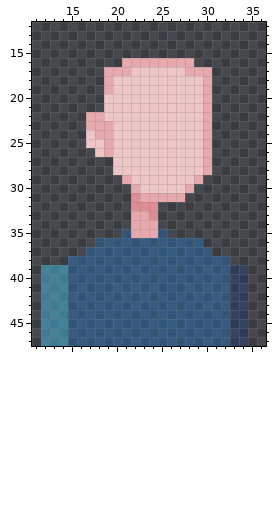
File history of a pixel-art file, Sprites/personagens/fase 4/caras/robespierre.aseprite. Above is the file before it was changed.
48x48 pixels, 1 frame. Shown: x 11..36, y 12..47.
New version:
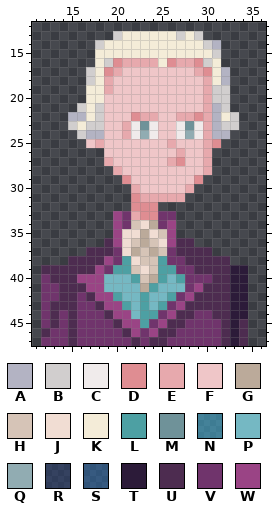
Palette (. is transparent): A #b3b3c3  B #d1cece  C #f0ebeb  D #df8d92  E #e7a9ad  F #efc6c8  G #bbaa9a  H #d6c4b7  J #f1ddd3  K #f4ecd8  L #4da0a3  M #6f9299  N #42bfe87c  P #75b8c3  Q #91acb2  R #243c727c  S #286eb47c  T #2c1b39  U #4d2c50  V #70346c  W #9a4485
From old to new:
layer "base" now hidden
layer "braço t" added
layer "casaco" added
layer "braço f" added
layer "gola casaco" added
layer "gola" added
layer "cabeça/cabeã" added
layer "cabeça/rosto" added
layer "cabeça/cabelo" added
layer "lenço" added
layer "cabeã" removed
Changed rows in their new state; - is an unchanged pixel.
first column x 15:
13 -----BKKKKKKBKB----
14 ---BKKKKKKKKKKKBA--
15 ---KKKKKKKKKKKKKB--
16 ---KBD----KD--DBK--
17 --BKD-F------F-DKA-
18 --BK------------KA-
19 --KK------------BB-
20 --KK------------BB-
21 -BKB------------AB-
22 AAKB---DEE--EED-AKB
23 BKBBF-ECMC--CMC-ABB
24 -BAAF-ECQC--CQC-AA-
25 ---EF------E----D--
26 ---.F-------E------
27 ----E------ED------
28 -----E-------------
29 ------D-------D----
first column x 12:
33 --------WV-D-VV--------
34 --------WVHJGVW--------
35 --------WJJGJHW--------
36 ------.UWJHGHJWUU.-----
37 -----UUUVJGHGHVUUUU----
38 ---UUUUWVLJHHLVVUUUUU--
39 UUUUUUWVLLHJHLLVVUUUUTT
40 VUUUWWWPPPLHGLPLVVVUUTT
41 VVUUUWWPPPPGLPPPVWUUUTT
42 VVUUVUWWLPPLPPLVWUUUUTT
43 VUUUVVUWWLPLPLVWUUUUUTT
44 VUVUVVVUWWPLLVWUUVVUUTT
45 VUVUVVVVUWWLVWUUVVVVUTU
46 UVVUVVVVVUWVWUUVVVVVUTU
47 VVVUVVVVVVUVUUVVVVVVUTU
